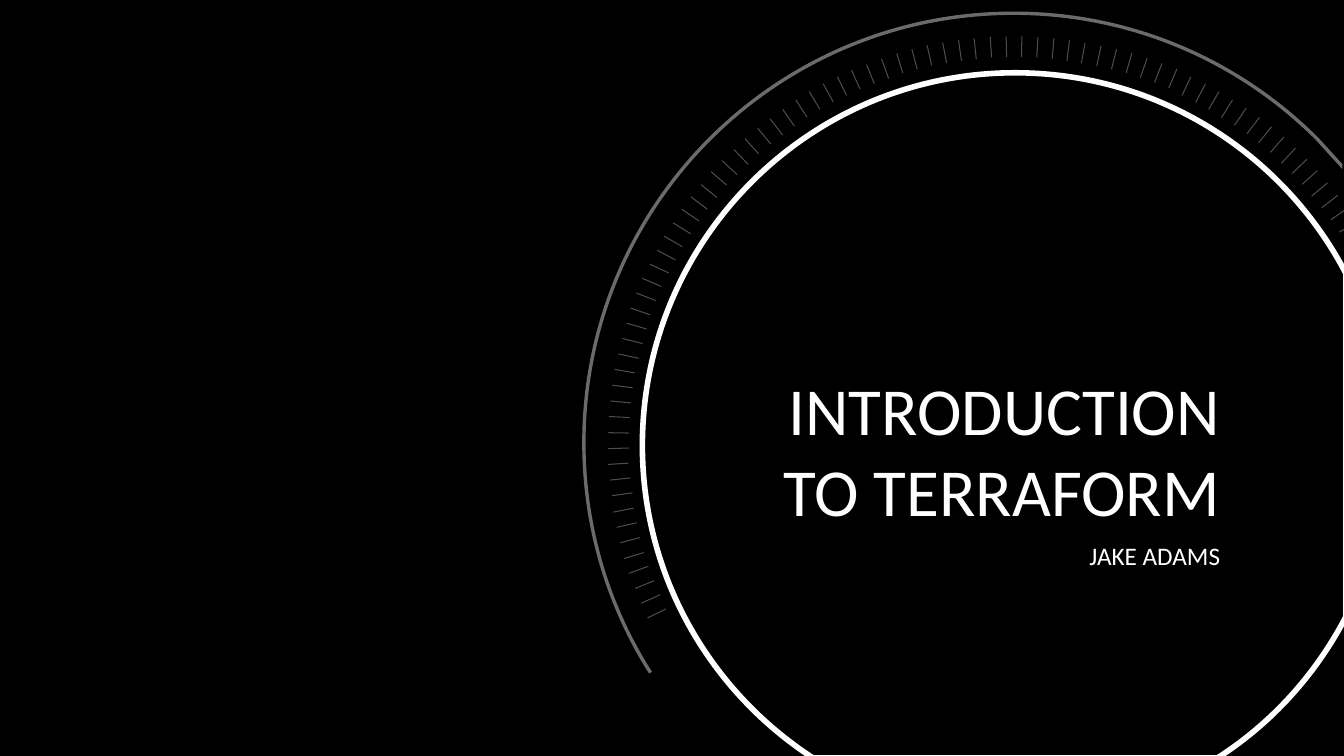
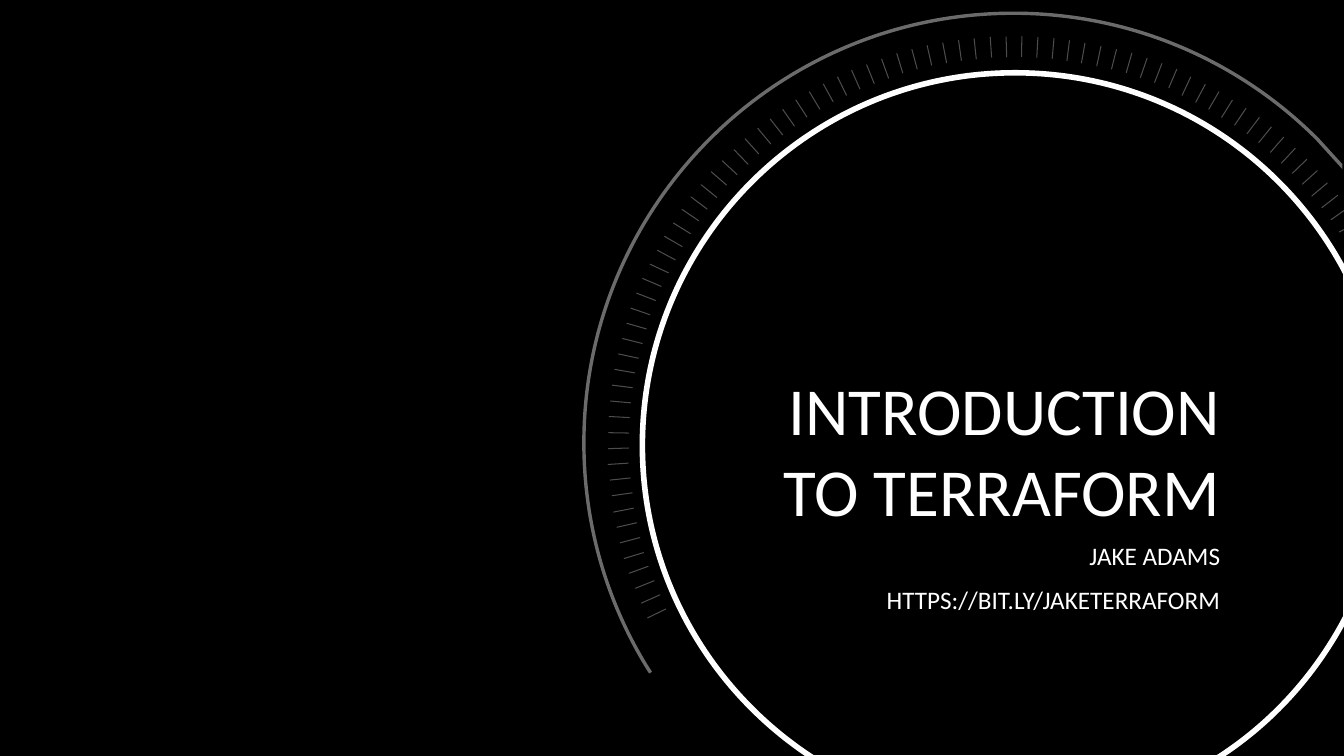
Before and after one commit to jacobladams/introduction-to-terraform, a slide deck: slide 1 of Introduction to Terraform.pptx. Drawn at 1344x756 pixels with LibreOffice and Linux fonts; fonts in the diff are those of the drawing; background and template pictures are left out. Boxes give left, top, right and bottom in pixels: in the first picture for what was removed or moved away, otherwise in the second. Text is boxed around its words. In the diff, an @@ line names an element or a change of style, - is before the commit and + after.

```diff
--- a/Introduction to Terraform.pptx
+++ b/Introduction to Terraform.pptx
@@ subtitle at [887, 591, 1220, 610]: paragraph added @@
+HTTPS://BIT.LY/JAKETERRAFORM
```
Also in this commit, not shown: 1 other slide changed, 5 other files.
